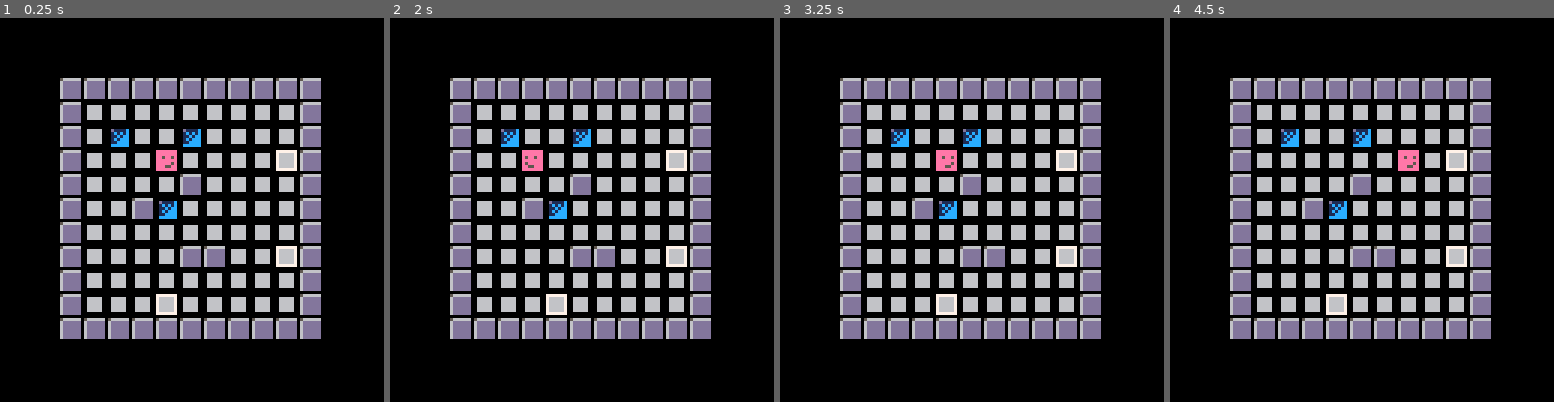
Above: before the commit, frames 1-4 (left to right).
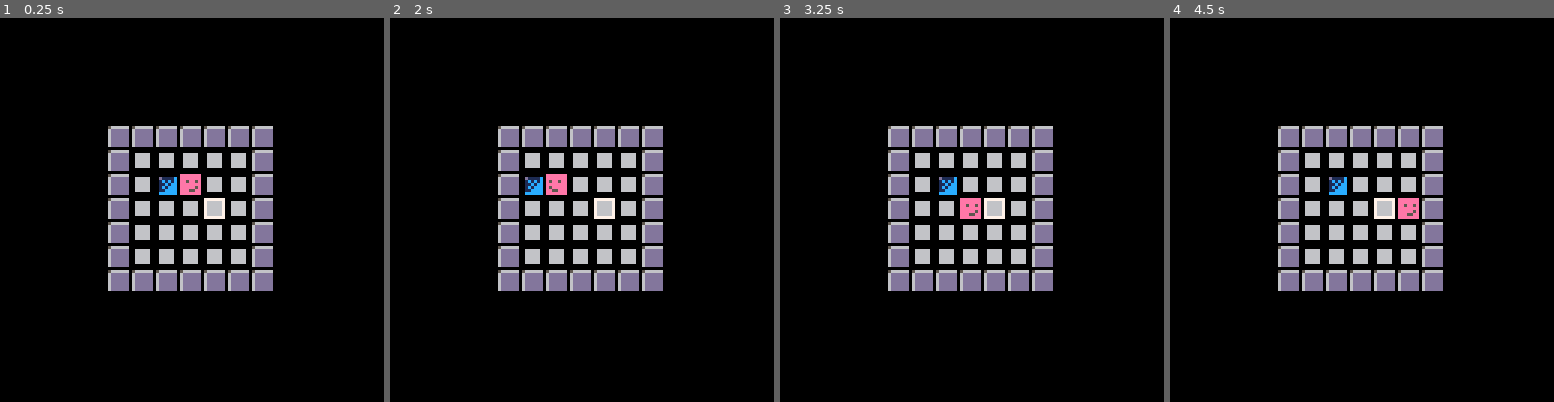
Above: after the commit, the same moments.

Repository: ymendel/parabox
Game: PICO-8 cartridge parabox.p8
The game is run twice, just before and just after one commit, with the same random seed, the same clock (stepped at 60 frames per second) and the same inputs.
Inputs:
- Up to frame 1 (0.25 s): no input
- Up to frame 2 (2 s): tap O (Z key) at 0.33, 0.7, 1.43 s; tap X (X key) at 1.07 s; hold Left from 1.97 s (still down)
- Up to frame 3 (3.25 s): tap X (X key) every 0.33 s from 2.07 to 3.07 s; tap O (Z key) at 2.22, 3.1 s; release Left at 2.37 s; hold Down 2.42-2.82 s; hold Right from 2.87 s (still down)
- Up to frame 4 (4.5 s): tap X (X key) every 0.33 s from 3.4 to 4.4 s; release Right at 3.53 s; hold Up 3.58-4.08 s; tap O (Z key) at 3.98 s; hold Right from 4.13 s (still down)

The runs differ from the first frame. In frame 1, 27% of the frame differs, in the area x 15-84%, y 15-84%; in frame 2, 27%; in frame 3, 27%; in frame 4, 27%.

Commit message:
more box-undo debugging
Not really sure why this is acting odd. I'm tired and not thinking very
clearly.

Definitely a good bit of cleanup where I'm standardizing on a way to
record position and revert moves for any "mover" (using a stored px/py
and x/y).

But depending on when I'm recording the position of a box, I'm lagging
behind (no good), or missing something so undos can make the player and
box be on the same space (easy to do if you push a box against a wall,
then move away from the box, then undo).

Just odd.

Diff:
--- a/game.lua
+++ b/game.lua
@@ -18,22 +18,51 @@
 function undo_update()
   if (btnp(🅾️)) then
     local u=deli(undo_stack)
-    if (u) then
-      pl.x=u.pl.x
-      pl.y=u.pl.y
-    end
-  end
-end
-
-function record_undo(px,py)
+    do_undo(u)
+
+    debug_output_undo()
+  end
+end
+
+function do_undo(u)
+  if (u) then
+    pl.x,pl.y=u.pl.x,u.pl.y
+    for i,box in ipairs(boxes) do
+      local ubox=u.boxes[i]
+      box.x,box.y=ubox.x,ubox.y
+      box.px,box.py=ubox.x,ubox.y
+    end
+  end
+end
+
+function record_undo()
+  local box_info={}
+  for i,box in ipairs(boxes) do
+    box_info[i]={x=box.px,y=box.py}
+  end
+
   local nu={
-    pl={x=px,y=py}
+    pl={x=pl.px,y=pl.py},
+    boxes=box_info,
   }
   add(undo_stack,nu)
-  -- printh("undo stack:", "blah")
-  -- for u in all(undo_stack) do
-  --   printh(u.pl.x..","..u.pl.y,"blah")
-  -- end
+
+  debug_output_undo()
+end
+
+function debug_output_undo()
+  local filename="undo"
+  printh("undo stack:",filename,true)
+  for n,u in ipairs(undo_stack) do
+    printh("-------\nent - "..n.."\n",filename)
+    printh("pl - "..u.pl.x..","..u.pl.y,filename)
+    for i,box in ipairs(u.boxes) do
+      local boxx=box.x or "nil"
+      local boxy=box.y or "nil"
+      printh("box "..i.." - "..boxx..","..boxy,filename)
+    end
+    printh("-------\n",filename)
+  end
 end
 
 function game_draw()
@@ -69,18 +98,18 @@
 
 function push_boxes(pusher,dx,dy)
   for box in all(boxes) do
-    if (pusher~=box and pusher.x==box.x and pusher.y==box.y) then
-      local px,py=box.x,box.y
+    if (pusher~=box and same_position(pusher,box)) then
+      record_pos(box)
       box.x+=dx
       box.y+=dy
       local tile=mget(box.x,box.y)
       if (tile_blocking(tile)) then
-        box.x,box.y=px,py
+        revert_move(box)
         return -1
       else
         local err=push_boxes(box,dx,dy)
         if (err==-1) then
-          box.x,box.y=px,py
+          revert_move(box)
           return -1
         end
       end
@@ -88,9 +117,17 @@
   end
 end
 
+function record_pos(mvr)
+  mvr.px,mvr.py=mvr.x,mvr.y
+end
+
+function revert_move(mvr)
+  mvr.x,mvr.y=mvr.px,mvr.py
+end
+
 function pl_on_box()
   for box in all(boxes) do
-    if (pl.x==box.x and pl.y==box.y) then
+    if (same_position(pl,box)) then
       return true
     end
   end
@@ -140,6 +177,7 @@
     x=pos.x,
     y=pos.y,
   }
+  record_pos(nb)
   add(boxes,nb)
 end
 
--- a/levels.lua
+++ b/levels.lua
@@ -1,6 +1,16 @@
 function levels_init()
   local level
   levels={}
+
+  level=[[
+#######
+#.....#
+#.*P..#
+#...O.#
+#.....#
+#.....#
+#######]]
+  add(levels,level)
 
   level=[[
 ###########
--- a/player.lua
+++ b/player.lua
@@ -8,8 +8,6 @@
 end
 
 function player_update()
-  local px,py=pl.x,pl.y
-
   pl_init_move()
 
   if (btnp(⬅️)) pl.dx=-1
@@ -17,25 +15,20 @@
   if (btnp(⬆️)) pl.dy=-1
   if (btnp(⬇️)) pl.dy=1
 
-  pl_do_move()
+  if (pl_moving()) then
+    pl_do_move()
 
-  if (pl_moving()) then
-    if (pl_out_of_bounds() or pl_hit_barrier()) then
-      pl.x,pl.y=px,py
-    else
-      -- is this enough? So much moving
-      record_undo(px,py)
-    end
+    if (pl_out_of_bounds() or pl_hit_barrier()) revert_move(pl)
+    push_boxes(pl,pl.dx,pl.dy)
+    if (pl_on_box()) revert_move(pl)
+
+    if (pl_has_moved()) record_undo()
   end
-
-  push_boxes(pl,pl.dx,pl.dy)
-
-  if (pl_on_box()) pl.x,pl.y=px,py
 end
 
 function pl_init_move()
-  pl.dx=0
-  pl.dy=0
+  record_pos(pl)
+  pl.dx,pl.dy=0,0
 end
 
 function pl_do_move()
@@ -50,7 +43,11 @@
 end
 
 function pl_moving()
-  return pl.dx!=0 or pl.dy!=0
+  return pl.dx~=0 or pl.dy~=0
+end
+
+function pl_has_moved()
+  return pl.x~=pl.px or pl.y~=pl.py
 end
 
 function pl_out_of_bounds()
